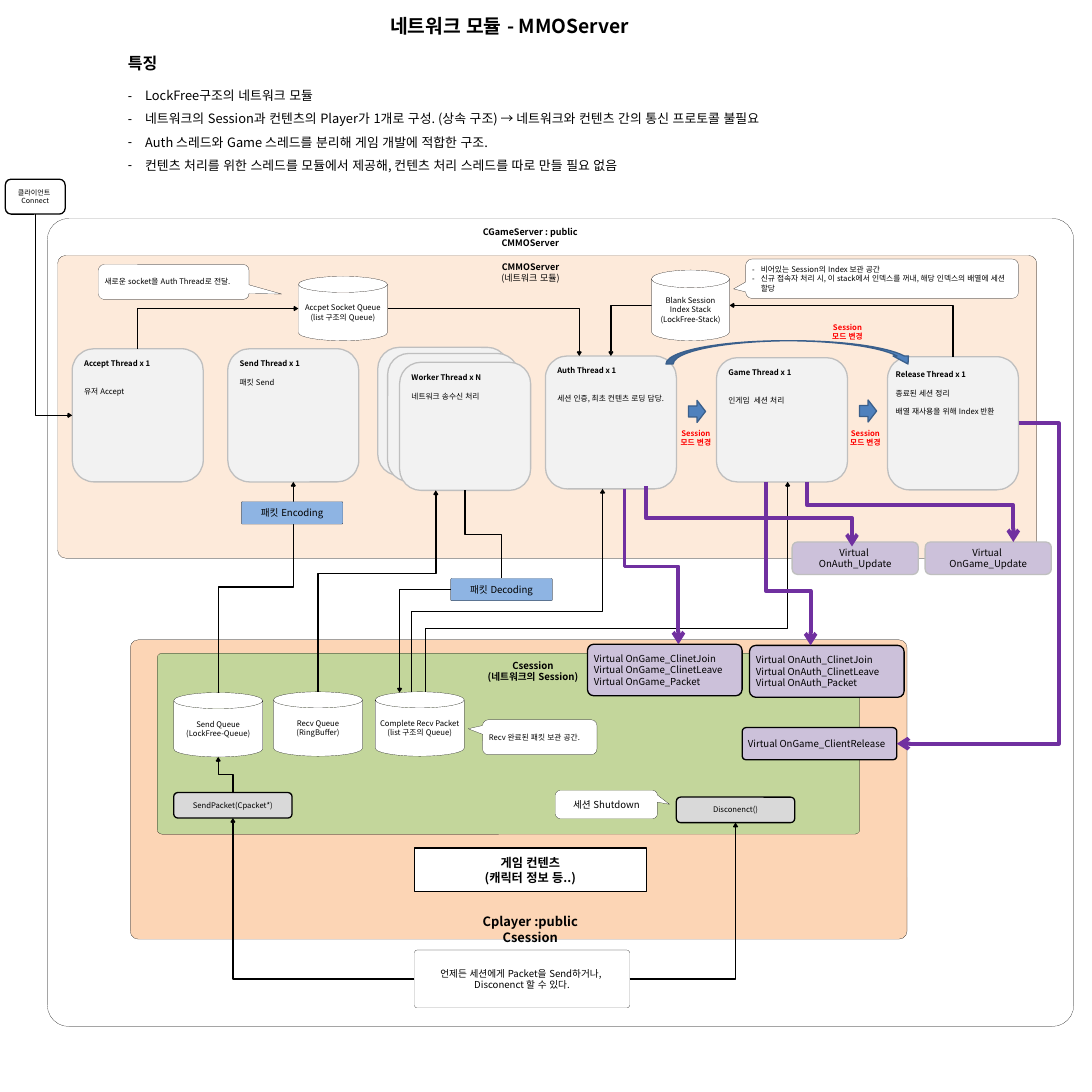
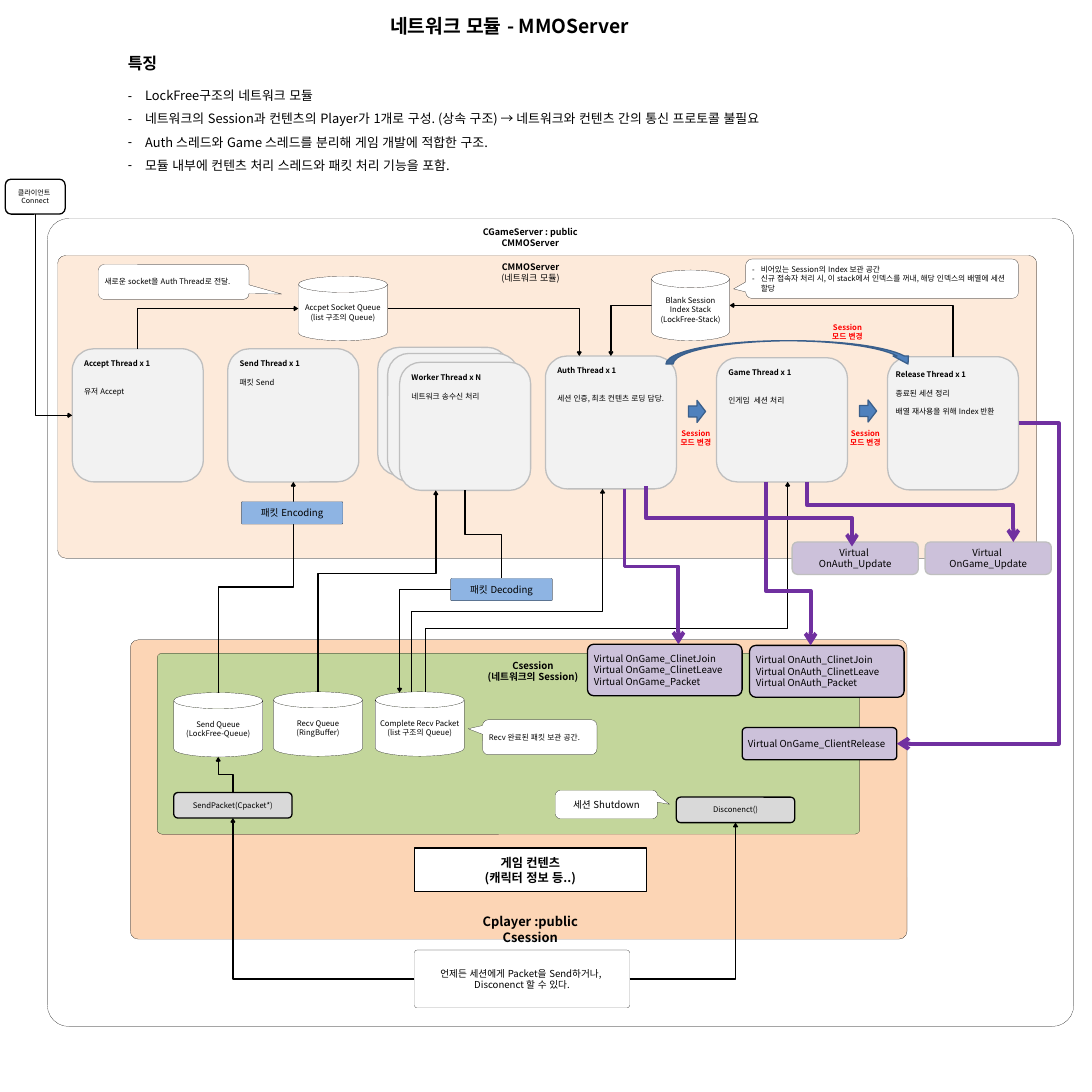
Before and after one commit to Buchen-Apple/MyCode, a slide deck: slide 4 of _포트폴리오/최종/포트폴리오_송진규.pptx. Drawn at 1092x1092 pixels with LibreOffice and Linux fonts; fonts in the diff are those of the drawing. Boxes give left, top, right and bottom in pixels: in the first picture for what was removed or moved away, otherwise in the second. Text is boxed around its words. In the diff, an @@ line names an element or a change of style, - is before the commit and + after.

```diff
--- a/_포트폴리오/최종/포트폴리오_송진규.pptx
+++ b/_포트폴리오/최종/포트폴리오_송진규.pptx
@@ text at [145,159,449,171]: text changed @@
-– 컨텐츠 처리를 위한 스레드를 모듈에서 제공해, 컨텐츠 처리 스레드를 따로 만들 필요 없음
+– 모듈 내부에 컨텐츠 처리 스레드와 패킷 처리 기능을 포함.
```
Also in this commit, not shown: 1 other slide changed, 3 slides added, 25 other files.
